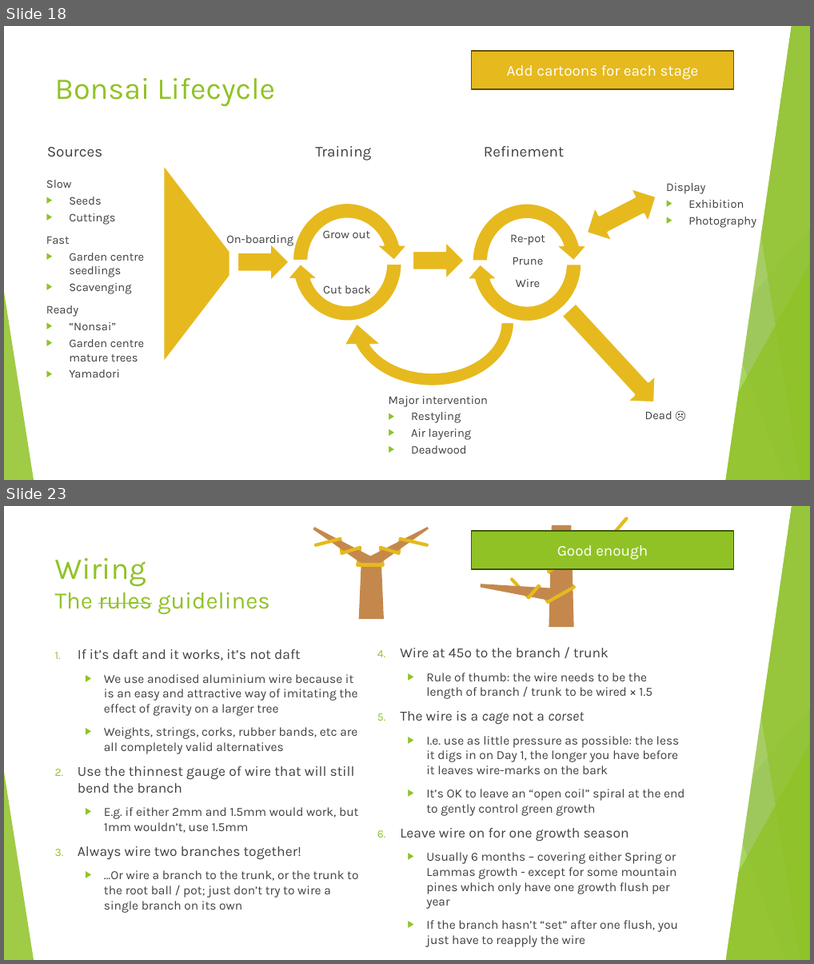
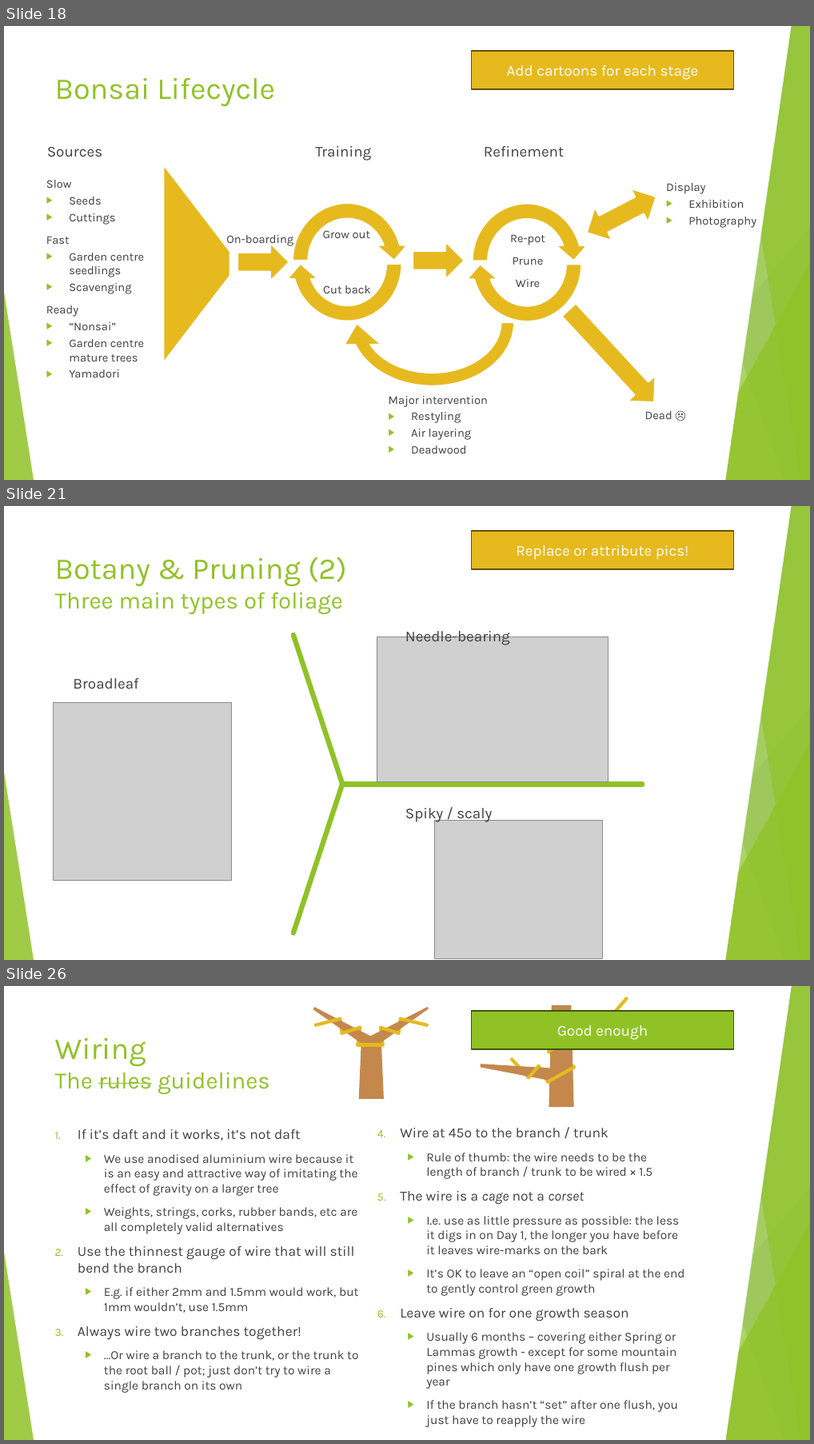
Before and after one commit to AlexLabram/Bonsai, a slide deck: Courseware/Bonsai On A Budget (running).pptx. Shown one above the other, each under a label of ours: slides 18 and 23 before the commit, slides 18, 21 and 26 after it; the slides between them are not shown. The pictures are 814x964 and 814x1444 pixels, drawn with LibreOffice and Linux fonts; fonts in the diff are those of the drawing; grey boxes stand for pictures. Boxes give left, top, right and bottom in pixels: in the first picture for what was removed or moved away, otherwise in the second. Text is boxed around its words. In the diff, an @@ line names an element or a change of style, - is before the commit and + after.

Commit message:
Added "types of foliage" slide w. placeholder pics Split out "pruning needle-bearing" and "pruning spiky/scaly" slides Added stub "structural pruning" slide Started diagram for spiky/scaly but not yet finished

```diff
--- a/Courseware/Bonsai On A Budget (running).pptx
+++ b/Courseware/Bonsai On A Budget (running).pptx
@@ slide 21 added at [4, 506, 810, 960], background #FFFFFF; not listed: 10 template elements that a slide beside it also shows @@
@@ parallelogram added at [456, 506, 791, 960], fill #FFFFFF, outline #FFFFFF 1.5 pt @@
@@ rectangle added at [472, 531, 734, 569], fill #E6B91E, outline #65510D 1.5 pt, 18 pt, text #FFFFFF @@
+Replace or attribute pics!
@@ title added at [55, 556, 347, 615], 28 pt, text #90C226 @@
+Botany & Pruning (2)
+Three main types of foliage
@@ line added from (342, 784) to (294, 635), #90C226 6 pt @@
@@ picture added at [378, 636, 608, 781] @@
@@ text added at [406, 628, 510, 645], 18 pt, text #404040 @@
+Needle-bearing
@@ text added at [73, 678, 138, 688], 18 pt, text #404040 @@
+Broadleaf
@@ picture added at [54, 702, 231, 880] @@
@@ line added from (342, 784) to (294, 932), #90C226 6 pt @@
@@ line added from (643, 784) to (342, 784), #90C226 6 pt @@
@@ text added at [406, 808, 492, 823], 18 pt, text #404040 @@
+Spiky / scaly
@@ picture added at [435, 820, 603, 958] @@
@@ what was slide 23 is now slide 26 @@
```
Also in this commit, not shown: 7 slides changed, 2 other slides added, 3 other files.
